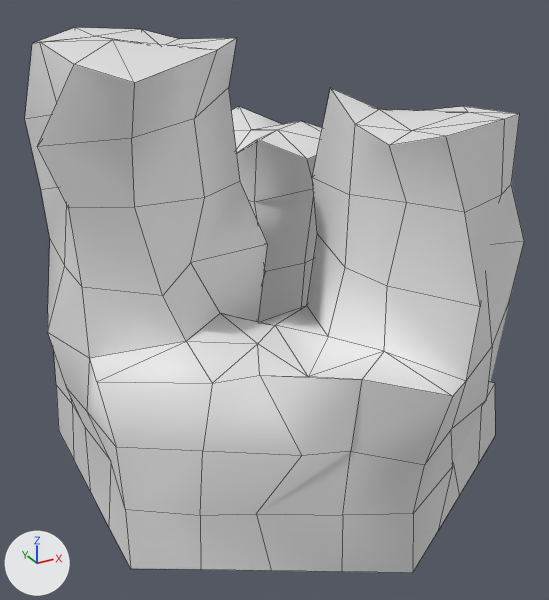
Two versions of the FBX model Assets/Land/Causeway.fbx, one commit apart.
Camera for both pictures: a 50 mm camera at (-1.43, -2.59, 1.96) aimed at (-0.07, -0.12, 0.73). Lighting does not change. The marker at lower left points along +X, +Y and +Z. Mesh edges are drawn as thin lines. Where no turn or scale is listed for an object, it has been applied to the vertices.

In view in the first picture: 'Surface'.
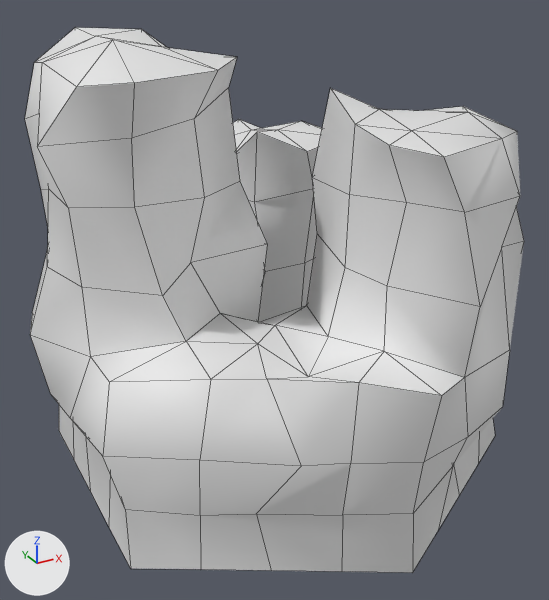
Location of each change, (x1, y1, x2, y2) in pixels of the pictures (549 x 600 px; the box of a moved part takes in the faces that stretch with it):
```json
{"part": 1, "of": "me_cylinder_001", "change": "moved or reshaped", "before": [25, 27, 524, 515], "after": [25, 27, 524, 515]}
{"part": 2, "of": "me_cylinder_001", "change": "moved or reshaped", "before": [113, 30, 322, 202], "after": [113, 31, 322, 202]}
{"part": 3, "of": "me_cylinder_001", "change": "shading changed", "before": [38, 27, 480, 573], "after": [38, 27, 480, 573]}
```

Scene script edits in JSON lines:
```json
{"block": "me_cylinder_001", "where": "# used by ob_surface; location = (0.0, 0.0, 0.0)"}
{"block": "me_cylinder_001", "where": "# before: 169 (0.43, 0.18, 1.25), 170 (0.17, 0.04, 1.24) at pixel (307, 159), 171 (0.02, 0.19, 1.31) at pixel (257, 139), 186 (-0.3, 0.19, 1.71) at pixel (179, 38), 188 (-0.36, -0.26, 1.72) at pixel (216, 50)"}
{"block": "me_cylinder_001", "where": "# before: 189 (-0.23, -0.13, 1.74) at pixel (236, 37)"}
{"op": "remove", "block": "me_cylinder_001", "code": "me_cylinder_001.from_pydata(...)  # 217 vertices, 253 faces; spans x -0.96..0.87, y -1.08..1.0, z 0.0..1.76"}
{"op": "add", "block": "me_cylinder_001", "code": "me_cylinder_001.from_pydata(...)  # 217 vertices, 253 faces; spans x -1.02..0.87, y -1.04..1.0, z 0.0..1.76"}
{"block": "me_cylinder_001", "change": "me_cylinder_001 part 1: 54 of 217 vertices moved; they spanned x -0.96..0.87, y -1.08..0.98, z 0.18..1.74 and now span x -1.02..0.84, y -1.04..0.94, z 0.19..1.68; mean shift (0.0, 0.0, -0.01); largest move (0.49, 0.72, 1.22) -> (0.49, 0.72, 1.16)"}
{"block": "me_cylinder_001", "change": "me_cylinder_001 part 2"}
{"op": "add", "block": "me_cylinder_001", "code": "for i in [186, 188, 189]: me_cylinder_001.vertices[i].co += Vector((0.0, 0.0, -0.06))"}
{"op": "add", "block": "me_cylinder_001", "code": "for i in [169, 170, 171]: me_cylinder_001.vertices[i].co += Vector((0.0, 0.0, 0.03))"}
{"block": "me_cylinder_001", "change": "me_cylinder_001 part 3: edges marked sharp go from 94 to 74"}
```
